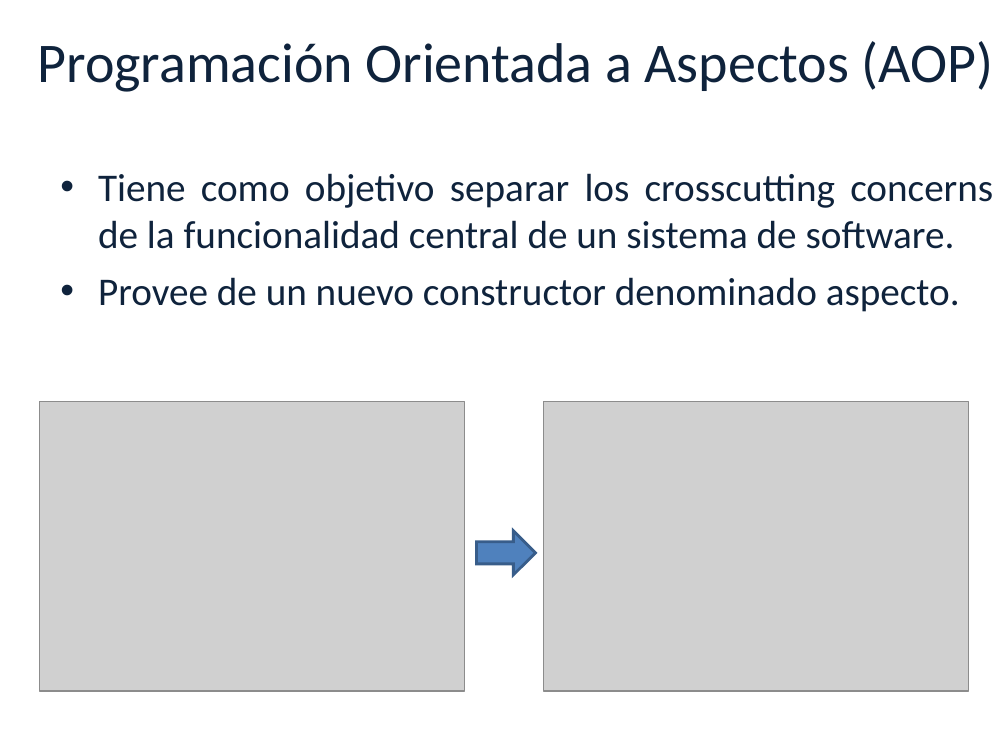
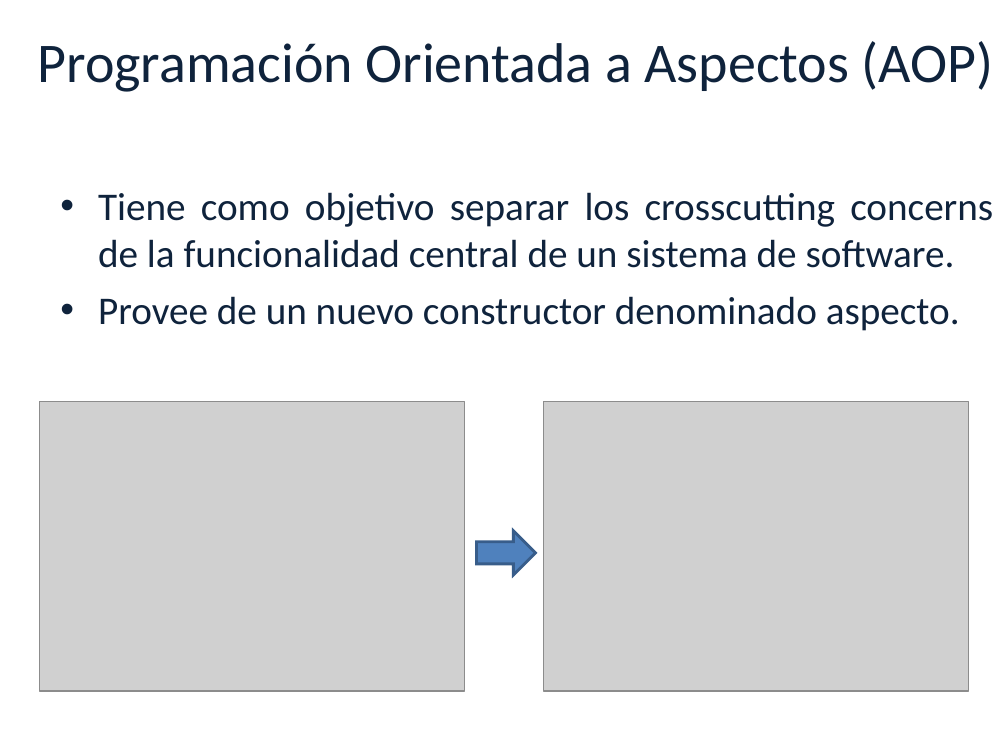
Before and after one commit to luciamasolaP/proyectofinal-informe, a slide deck: slide 8 of presentacion/Tesis.ppt. Drawn at 1008x756 pixels with LibreOffice and Linux fonts; fonts in the diff are those of the drawing; grey boxes stand for pictures; background and template pictures are left out. Boxes give left, top, right and bottom in pixels: in the first picture for what was removed or moved away, otherwise in the second. Text is boxed around its words. In the diff, an @@ line names an element or a change of style, - is before the commit and + after.

```diff
--- a/presentacion/Tesis.ppt
+++ b/presentacion/Tesis.ppt
@@ text "Tiene como objetivo separar los ...": place and size @@
-text "Tiene como objetivo separar los ..." at <box>98,173,993,312</box>
+text "Tiene como objetivo separar los ..." at <box>98,192,993,331</box>
```
Also in this commit, not shown: 6 other slides changed.
